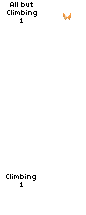
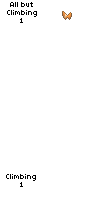
The second 86x215 image is a revision of the first. Changes to its layers:
added layer "Outline" in group "Glasses" over <box>62,11,72,20</box>
"Shade": opacity 50% → 64%, blend normal → multiply, painted on it over <box>63,12,71,20</box>
painted on "Glass" over <box>63,12,71,20</box>
